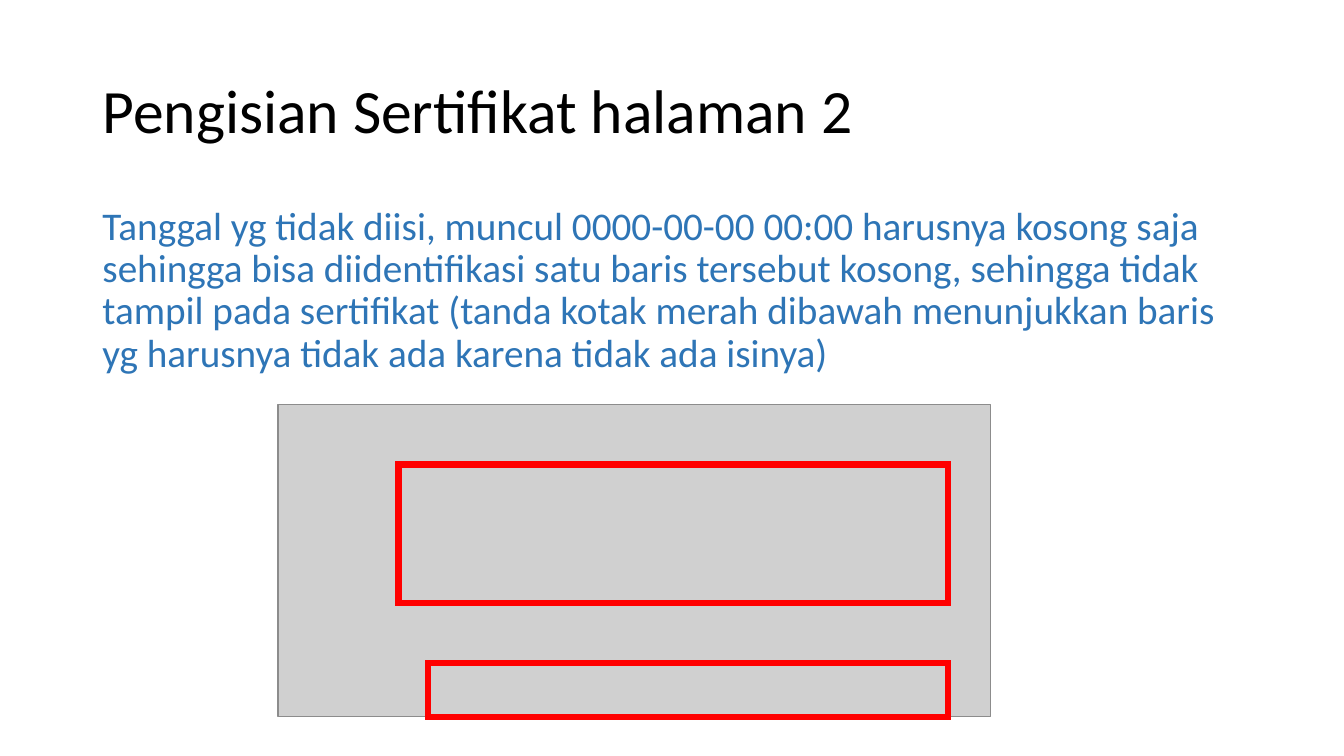
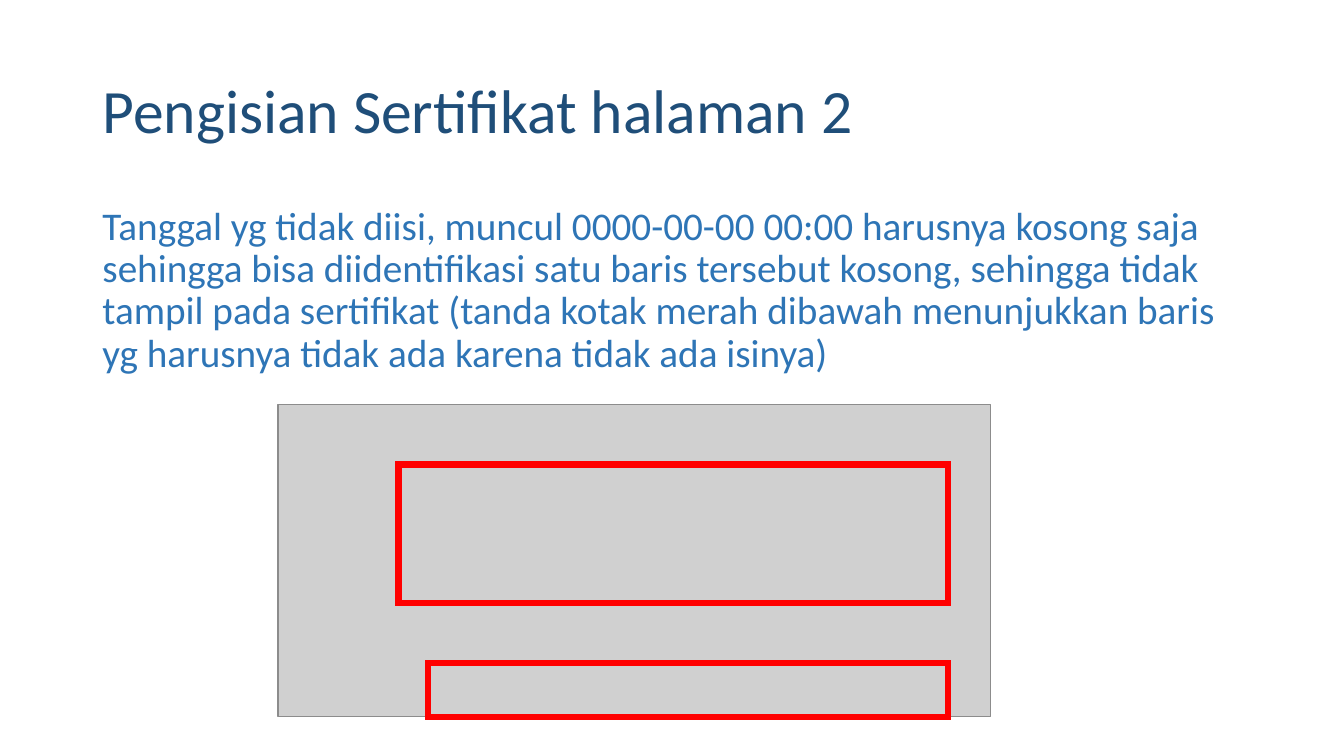
Before and after one commit to marklong0304/ebbpmsoh, a slide deck: slide 6 of Dokumentasi/rev/Revisi 3b lanjutan.pptx. Drawn at 1344x756 pixels with LibreOffice and Linux fonts; fonts in the diff are those of the drawing; grey boxes stand for pictures. Boxes give left, top, right and bottom in pixels: in the first picture for what was removed or moved away, otherwise in the second. Text is boxed around its words. In the diff, an @@ line names an element or a change of style, - is before the commit and + after.

```diff
--- a/Dokumentasi/rev/Revisi 3b lanjutan.pptx
+++ b/Dokumentasi/rev/Revisi 3b lanjutan.pptx
@@ title "Pengisian Sertifikat halaman 2" at <box>102,90,852,144</box>: text colour #000000 to #1F4E79 @@
```
Also in this commit, not shown: 6 other slides changed, 16 other files.
